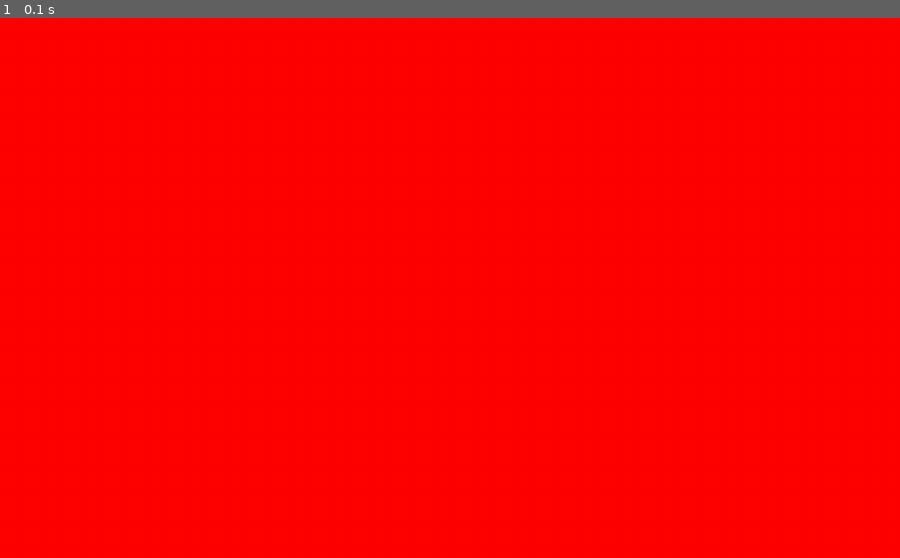
Above: before the commit, frame 1.
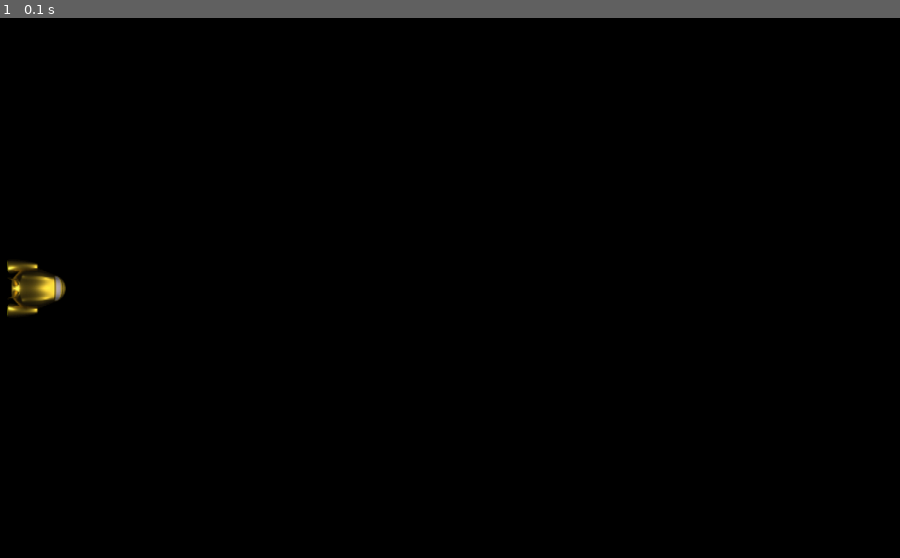
Above: after the commit, the same moment.

Repository: davidordo85/THE_QUEST-Game-with-pygame
Game: pygame game, started from main.py
The game is run twice, just before and just after one commit, with the same random seed, the same clock (stepped at 60 frames per second) and the same inputs.
Inputs:
- Up to frame 1 (0.1 s): no input

The runs differ from the first frame. In frame 1, 100% of the frame differs, in the area x 0-100%, y 0-100%.

Commit message:
created ship object and painted on screen

Diff:
--- a/main.py
+++ b/main.py
@@ -1,4 +1,5 @@
 import pygame as pg
+from ship import ship
 import sys
 
 class Main():
@@ -6,13 +7,15 @@
         self.display = pg.display.set_mode((h, w))
         pg.display.set_caption("THE QUEST")
         running = True
+        self.ship = ship.Ship(800, 600)
 
     def main_loop(self):
         while True:
             for event in pg.event.get():
                 if event.type == pg.QUIT:
                     return self.quit()
-            self.display.fill("red")
+            self.display.fill("black")
+            self.display.blit(self.ship.image, self.ship.rect)
             pg.display.flip()
 
 
--- /dev/null
+++ b/ship/ship.py
@@ -0,0 +1,20 @@
+import pygame as pg
+
+
+class Ship(pg.sprite.Sprite):
+    vx = 0
+    vy = 0
+    w = 65
+    h = 65
+
+
+    def __init__(self, x, y):
+        super().__init__()
+        self.image = pg.Surface((self.w, self.h), pg.SRCALPHA, 32)
+        self.rect = self.image.get_rect()
+
+
+        self.rect.centerx = 40
+        self.rect.centery = 300
+        self.frame = pg.image.load('./resources/ship_sprites/Spaceships_0.png').convert_alpha()
+        self.image.blit(self.frame, (0, 0), (0, 0, self.w, self.h))
Not shown, changed: README.md
Binary file added: resources/ship_sprites/Spaceships_0.png
Binary file added: resources/ship_sprites/Spaceships_1.png
Binary file added: resources/ship_sprites/Spaceships_10.png
Binary file added: resources/ship_sprites/Spaceships_11.png
Binary file added: resources/ship_sprites/Spaceships_12.png
Binary file added: resources/ship_sprites/Spaceships_13.png
Binary file added: resources/ship_sprites/Spaceships_14.png
Binary file added: resources/ship_sprites/Spaceships_15.png
Binary file added: resources/ship_sprites/Spaceships_16.png
Binary file added: resources/ship_sprites/Spaceships_2.png
Binary file added: resources/ship_sprites/Spaceships_3.png
(and 7 more such lines)
